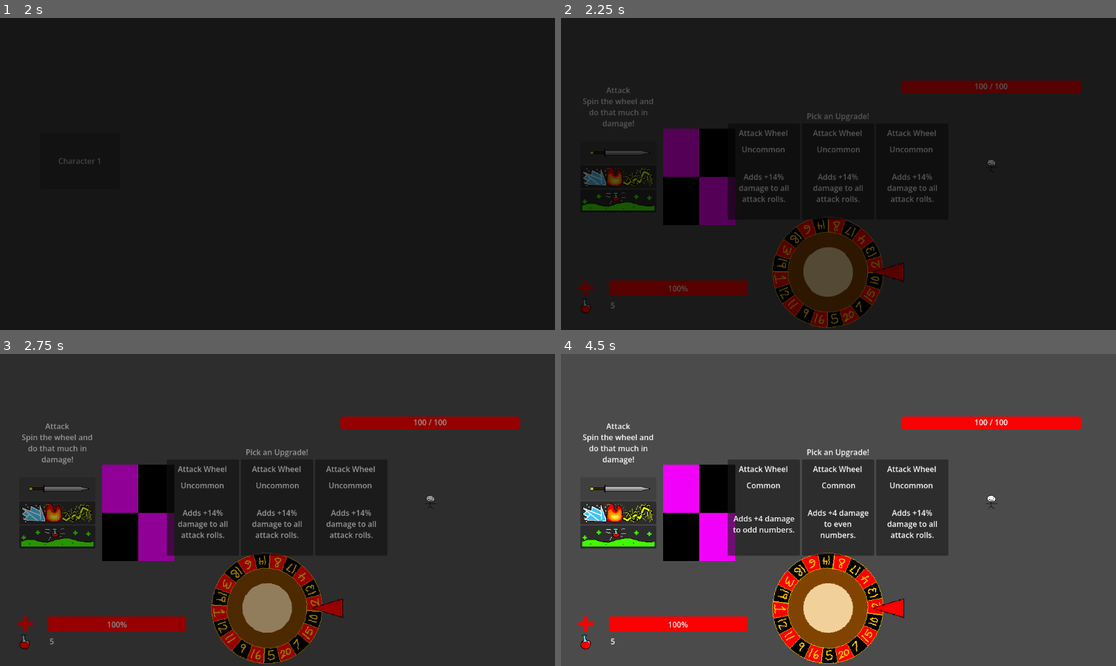
Above: before the commit, frames 1-4 (two rows, left to right).
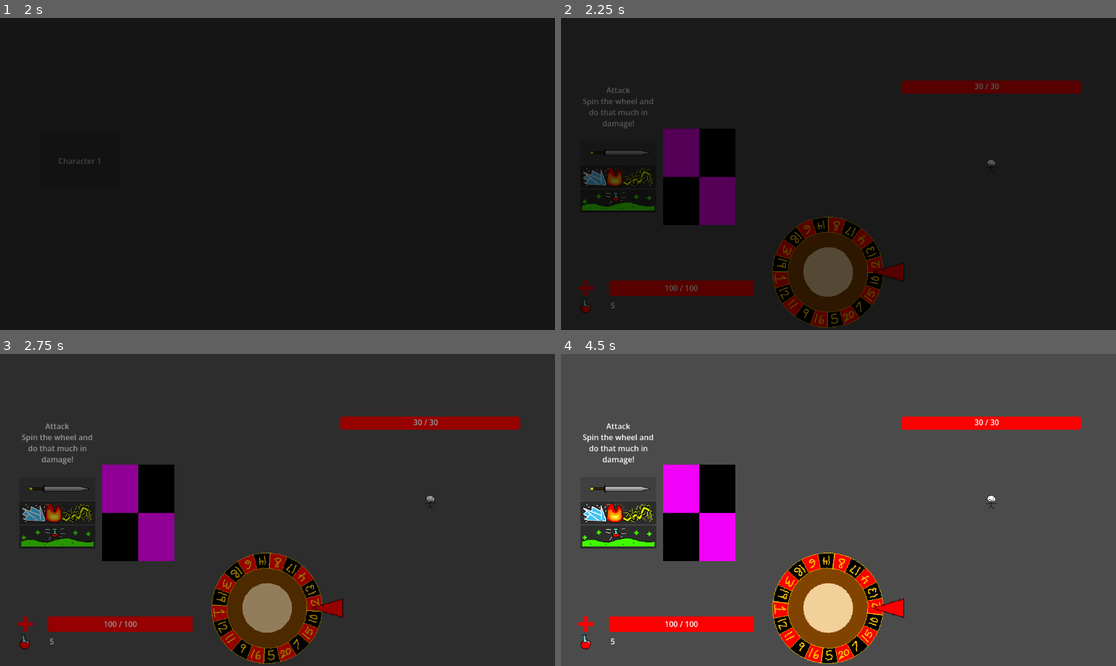
Above: after the commit, the same moments.

Repository: keithperez/Serious-Game-Jam
Game: Godot game, scene res://scenes/main_menu.tscn
Same seed, same stepped clock (60 frames per second), same inputs: the game is played once before the commit and once after it.
Inputs:
- Up to frame 1 (2 s): click "Character 1" at 0.5 s; tap Enter (ui_accept) at 1.25, 1.52 s; hold D (move_right) from 1.28 s (still down)
- Up to frame 2 (2.25 s): keep holding D (move_right); tap Enter (ui_accept) at 2 s
- Up to frame 3 (2.75 s): keep holding D (move_right); tap Enter (ui_accept) at 2.27 s
- Up to frame 4 (4.5 s): release D (move_right) at 2.78 s; hold A (move_left) 2.78-3.53 s; hold D (move_right) from 3.53 s (still down); tap Enter (ui_accept) at 3.77 s

Frame 1 is identical in both runs. In frame 2, 1.2% of the frame differs, in the area x 18-81%, y 20-90%; in frame 3, 1.5%; in frame 4, 12%.

Commit message:
Added some more stuff check desc
Added the base stuff for Healing and Special upgrades, like it'll check the upgrade list in GameManager, but all you should do is make a bunch of upgrades because that part makes me puke from boredom sometimes

Diff:
--- a/scenes/base_enemy.tscn
+++ b/scenes/base_enemy.tscn
@@ -31,3 +31,8 @@
 offset_right = 35.0
 offset_bottom = -152.0
 text = "100 / 100"
+
+[node name="GeneralTimer" type="Timer" parent="." unique_id=1820843704]
+one_shot = true
+
+[connection signal="timeout" from="GeneralTimer" to="." method="_on_general_timer_timeout"]
--- a/scenes/hud.tscn
+++ b/scenes/hud.tscn
@@ -41,13 +41,24 @@
 size_flags_vertical = 4
 texture = ExtResource("1_ahhtf")
 
-[node name="HealthBar" type="ProgressBar" parent="BarContainer/HealthContainer" unique_id=480245671]
+[node name="PanelContainer" type="PanelContainer" parent="BarContainer/HealthContainer" unique_id=283627087]
+custom_minimum_size = Vector2(300, 0)
+layout_mode = 2
+
+[node name="HealthBar" type="ProgressBar" parent="BarContainer/HealthContainer/PanelContainer" unique_id=480245671]
 layout_mode = 2
 size_flags_horizontal = 3
 size_flags_vertical = 1
 theme_override_styles/background = SubResource("StyleBoxFlat_yf5fn")
 theme_override_styles/fill = SubResource("StyleBoxFlat_57qmd")
 value = 50.0
+show_percentage = false
+
+[node name="Label" type="Label" parent="BarContainer/HealthContainer/PanelContainer" unique_id=1106334969]
+layout_mode = 2
+text = "placeholder"
+horizontal_alignment = 1
+vertical_alignment = 1
 
 [node name="HealContainer" type="HBoxContainer" parent="BarContainer" unique_id=1390682315]
 layout_mode = 2
--- a/scenes/levels/debug_level.tscn
+++ b/scenes/levels/debug_level.tscn
@@ -15,3 +15,5 @@
 
 [node name="Player" parent="." unique_id=462536162 instance=ExtResource("4_5l8w0")]
 position = Vector2(287, 330)
+
+[node name="GeneralTimer" type="Timer" parent="." unique_id=1315987047]
--- a/scenes/player.tscn
+++ b/scenes/player.tscn
@@ -37,11 +37,11 @@
 offset_bottom = 273.0
 icon = ExtResource("4_fjrip")
 
-[node name="DescribingOptions" type="RichTextLabel" parent="." unique_id=692584480]
-offset_left = -245.0
-offset_top = -210.0
-offset_right = -90.0
-offset_bottom = -81.0
+[node name="DescribingOptions" type="RichTextLabel" parent="Buttons" unique_id=692584480]
+offset_left = -73.0
+offset_top = -11.0
+offset_right = 82.0
+offset_bottom = 118.0
 text = "placeholder
 I LOVE, PLACEHOLDERS!
 THEY'RE SOOOO GOOD"
--- a/scripts/base_enemy.gd
+++ b/scripts/base_enemy.gd
@@ -4,20 +4,22 @@
 var max_health: int
 var health: int
 var standard_attack_damage: int
-var alternative_move_chance: float = 0.0
+var how_long_to_attack: float = 0.0
 
 @onready var texture: Sprite2D = $Sprite2D
 @onready var health_bar: ProgressBar = $HealthBar
 @onready var health_bar_numbers: Label = $Numbers
+@onready var general_timer: Timer = $GeneralTimer
 
-func load_enemy(texture_path: String, inital_hp: int, initial_atk_damage: int, alt_move_chance: float = 0.0) -> void:
+func load_enemy(texture_path: String, inital_hp: int, initial_atk_damage: int, alt_move_chance: float = 1.0) -> void:
 	texture.texture = load(texture_path)
 	max_health = inital_hp
 	health = inital_hp
 	standard_attack_damage = initial_atk_damage
-	alternative_move_chance = alt_move_chance
+	how_long_to_attack = alt_move_chance
 	health_bar.max_value = inital_hp
 	health_bar.value = health
+	health_bar_numbers.text = "%d / %d" % [health, max_health]
 
 func take_damage(damage: int) -> void:
 	health -= damage
@@ -25,4 +27,7 @@
 	health_bar_numbers.text = "%d / %d" % [health, max_health]
 
 func deal_damage() -> void:
-	pass
+	general_timer.start(how_long_to_attack)
+
+func _on_general_timer_timeout() -> void:
+	GameManager.player_take_damage(standard_attack_damage)
--- a/scripts/game_manager.gd
+++ b/scripts/game_manager.gd
@@ -23,6 +23,7 @@
 var UnderMaxHealthLegendary: bool = false
 var MaxHealthOverhealLegendary: bool = false
 var InvincibleHealLegendary: bool = false
+var InvincibleTurns: int = 0
 
 #boss upgrades
 var Boss_MoreUpgrades: bool = false
@@ -57,6 +58,15 @@
 func player_send_status() -> void:
 	emit_signal("update_player_health", PlayerHealth, PlayerMaxHealth, PlayerRestorationPotions)
 
+func player_healed_for(heal: int) -> void:
+	if MaxHealthOverhealLegendary:
+		if PlayerHealth + heal > PlayerMaxHealth:
+			PlayerMaxHealth = PlayerHealth + heal
+			PlayerHealth = PlayerMaxHealth
+	else:
+		PlayerHealth = min(PlayerHealth + heal, PlayerMaxHealth)
+	emit_signal("update_player_health", PlayerHealth, PlayerMaxHealth, PlayerRestorationPotions)
+
 func player_take_damage(damage: int) -> void:
 	PlayerHealth -= damage
 	emit_signal("update_player_health", PlayerHealth, PlayerMaxHealth, PlayerRestorationPotions)
--- a/scripts/hud.gd
+++ b/scripts/hud.gd
@@ -2,10 +2,11 @@
 extends Control
 
 @onready var wheel: Wheel = $BetterSpinningWheel
-@onready var health_bar: ProgressBar = $BarContainer/HealthContainer/HealthBar
+@onready var health_bar: ProgressBar = $BarContainer/HealthContainer/PanelContainer/HealthBar
 @onready var number_of_heals: Label = $BarContainer/HealContainer/PotionsRemaining
 @onready var upgradebuttoncontainer: VBoxContainer = $UpgradeOverlay
 @onready var upgrade_buttons: HBoxContainer = $UpgradeOverlay/UpgradeButtonContainer
+@onready var health_bar_text: Label = $BarContainer/HealthContainer/PanelContainer/Label
 
 signal upgrade_selected(index: int)
 
@@ -16,6 +17,7 @@
 func _update_player_health(PlayerHealth: int, PlayerMaxHealth: int, FlasksRemaining: int) -> void:
 	health_bar.max_value = PlayerMaxHealth
 	health_bar.value = PlayerHealth
+	health_bar_text.text = "%d / %d" % [PlayerHealth, PlayerMaxHealth]
 	number_of_heals.text = str(FlasksRemaining)
 
 func change_button(index: int, upgrade: BaseUpgrade) -> void:
--- a/scripts/level_scripts/debug_level.gd
+++ b/scripts/level_scripts/debug_level.gd
@@ -1,15 +1,18 @@
 extends Node2D
 
 enum actions {NOTHING, ATTACK, SPECIAL, HEALING}
+enum gamestate {PLAYERTURN, PLAYERDOING, ENEMYTURN, ENEMYDOING, CLAIMINGUPGRADE, INBETWEEN}
 
-var player_turn: bool = true
-var whatamidoing: actions
+var whatamidoing: actions # for doing actions
+var what_is_going_on: gamestate # for things going on in the game
 
 @onready var hud: HUD = $HUD
 @onready var enemy: BaseEnemy = $BaseEnemy
 @onready var player: Player = $Player
 
 var rng = RandomNumberGenerator.new()
+var spins_left: int = 0
+var health_taken: int = 0
 
 var shown_upgrades: Array[BaseUpgrade] = []
 
@@ -21,22 +24,48 @@
 	hud.wheel.connect("send_out_what_wheel_landed_on", _recieve_wheel_landed_on)
 	hud.connect("upgrade_selected", _upgrade_selected)
 	hud.wheel.load_roulette_wheel(0.04)
-	enemy.load_enemy("res://assets/placeholder/placeholder_character.png", 100, 5)
+	enemy.load_enemy("res://assets/placeholder/placeholder_character.png", 30, 5)
 	GameManager.player_send_status()
-	generate_random_upgrade()
-	generate_random_upgrade()
-	generate_random_upgrade()
-	show_upgrades()
 
+# always run per thing that happens
+
+# this is where all game logic is stored
 func _physics_process(_delta: float) -> void:
-	pass
+	match what_is_going_on:
+		gamestate.PLAYERTURN:
+			player.buttons.visible = true
+		gamestate.PLAYERDOING:
+			player.buttons.visible = false
+		gamestate.ENEMYTURN:
+			pass
+		gamestate.ENEMYDOING:
+			pass
+		gamestate.CLAIMINGUPGRADE:
+			pass
+		gamestate.INBETWEEN:
+			pass
 
 func _recieve_wheel_landed_on(rolled_number: int) -> void:
 	match whatamidoing:
 		actions.ATTACK:
+			if rolled_number == 20: spins_left+= 1
 			var damage_done = calculate_attack_damage(rolled_number)
 			enemy.take_damage(damage_done)
-			print(damage_done)
+		actions.SPECIAL:
+			if rolled_number == 20:
+				GameManager.player_healed_for(health_taken)
+			var damage_done = calculate_special_damage(rolled_number)
+			enemy.take_damage(damage_done)
+		actions.HEALING:
+			if rolled_number == 20:
+				GameManager.PlayerRestorationPotions += 1
+				GameManager.player_send_status()
+			var healing_done = calculate_healing(rolled_number)
+			GameManager.player_healed_for(healing_done)
+	if spins_left > 0:
+		spins_left -= 1
+		hud.wheel.spin_wheel()
+	what_is_going_on = gamestate.ENEMYTURN
 
 func calculate_attack_damage(rolled_number: int) -> int:
 	var damage: int = rolled_number
@@ -46,20 +75,49 @@
 		damage = upgrade.apply_upgrade(rolled_number, damage)
 	return damage
 
+func calculate_special_damage(rolled_number: int) -> int:
+	var damage: int = rolled_number + 10
+	for upgrade in GameManager.PlayerSpecialAdditiveUpgrades:
+		damage = upgrade.apply_upgrade(rolled_number, damage)
+	for upgrade in GameManager.PlayerSpecialMultiplicativeUpgrades:
+		damage = upgrade.apply_upgrade(rolled_number, damage)
+	return damage
+
+func calculate_healing(rolled_number: int) -> int:
+	var healing: int = rolled_number
+	for upgrade in GameManager.PlayerHealAdditiveUpgrades:
+		healing = upgrade.apply_upgrade(rolled_number, healing)
+	for upgrade in GameManager.PlayerHealMultiplicativeUpgrades:
+		healing = upgrade.apply_upgrade(rolled_number, healing)
+	return healing * 5
+
 func _action_pressed_by_player(action) -> void:
 	match action:
 		player.actionSelected.ATTACK:
 			whatamidoing = actions.ATTACK
+			if GameManager.AttackTwiceLegendary:
+				spins_left = 1
+			else:
+				spins_left = 0
 		player.actionSelected.SPECIAL:
 			whatamidoing = actions.SPECIAL
-			pass
+			health_taken = 0
+			if GameManager.Boss_LessExpesniveWheel:
+				health_taken = floor(GameManager.PlayerMaxHealth * 0.075)
+			else:
+				health_taken = floor(GameManager.PlayerMaxHealth * 0.15)
+			if GameManager.PlayerHealth - health_taken <= 0:
+				GameManager.PlayerHealth = 1
+				GameManager.player_send_status()
+			else:
+				GameManager.player_take_damage(health_taken)
 		player.actionSelected.HEAL:
 			whatamidoing = actions.HEALING
+			GameManager.PlayerRestorationPotions -= 1
+			GameManager.player_send_status()
 			pass
 	hud.wheel.spin_wheel()
-	player_turn = false
-	player.buttons.visible = false
-	pass
+	what_is_going_on = gamestate.PLAYERDOING
 
 func _upgrade_selected(index: int) -> void:
 	match shown_upgrades[index].wheel_type:
@@ -86,8 +144,8 @@
 	pass
 
 func generate_random_upgrade() -> void:
-	var wheel_index: int = rng.randi_range(0, 0)
-	var number_roll: float = rng.randf()
+	var wheel_index: int = rng.randi_range(0, 0) # attack, special, healing
+	var number_roll: float = rng.randf() # 0.85 < common
 	match wheel_index:
 		0: # attacking wheel
 			var upgrade: BaseUpgrade = common_attacking_pool.pick_random().new()
--- a/scripts/player.gd
+++ b/scripts/player.gd
@@ -9,7 +9,7 @@
 @onready var atk_button: Button = $Buttons/AttackButton
 @onready var mgk_button: Button = $Buttons/MagicButton
 @onready var heal_button: Button = $Buttons/HealButton
-@onready var describe: RichTextLabel = $DescribingOptions
+@onready var describe: RichTextLabel = $Buttons/DescribingOptions
 
 func _physics_process(_delta: float) -> void:
 	if atk_button.is_hovered():
--- a/scripts/upgrade_scripts/attack/AttackAllMultiplication.gd
+++ b/scripts/upgrade_scripts/attack/AttackAllMultiplication.gd
@@ -6,7 +6,7 @@
 func _init() -> void:
 	wheel_type = UpgradeDisplayer.wheel_type.ATTACK
 	rarity = UpgradeDisplayer.rarity_types.UNCOMMON
-	description = "Adds +%d%% damage to all attack rolls." % ((effect - 1) * 100)
+	description = "Adds +15% damage to all attack rolls."
 	upgrade_type = "multiplicative"
 
 func apply_upgrade(_rolled_number: int, damage: int) -> int:
